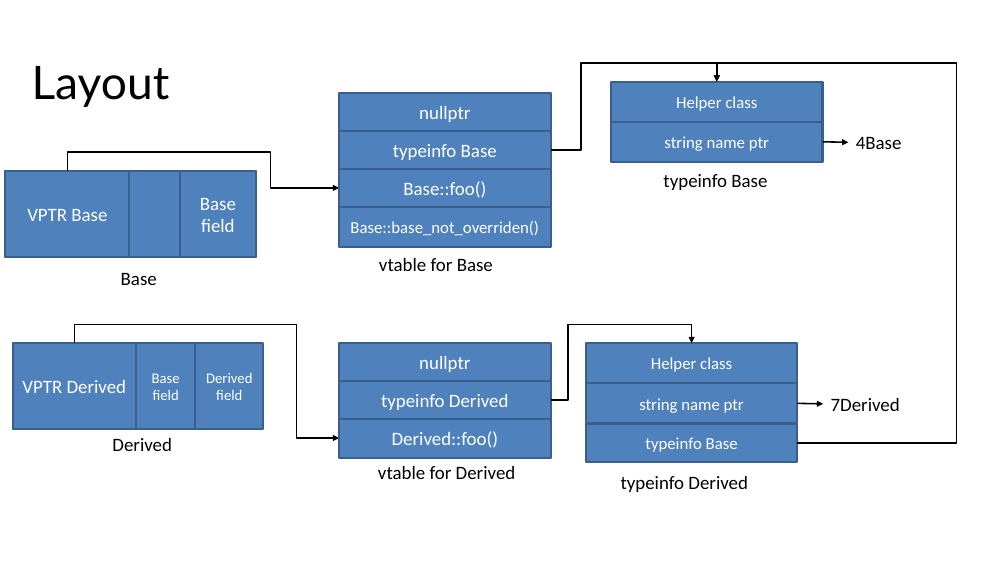
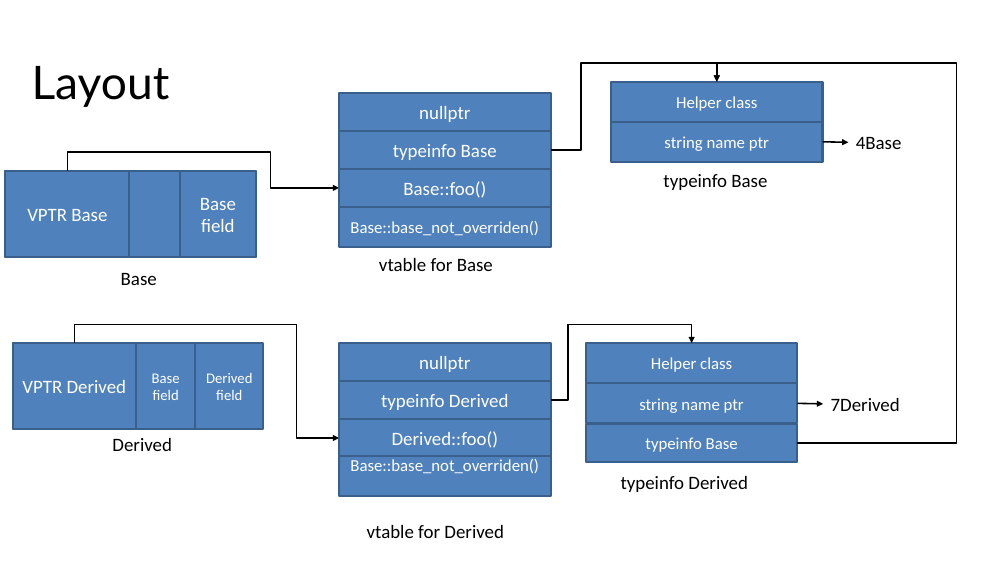
Before and after one commit to kostya2709/C_Plus_Plus_seminars, a slide deck: slide 9 of fall/sem_13_virt/presentations/Семинар_13.pptx. Drawn at 1008x567 pixels with LibreOffice and Linux fonts; fonts in the diff are those of the drawing. Boxes give left, top, right and bottom in pixels: in the first picture for what was removed or moved away, otherwise in the second. Text is boxed around its words. In the diff, an @@ line names an element or a change of style, - is before the commit and + after.

```diff
--- a/fall/sem_13_virt/presentations/Семинар_13.pptx
+++ b/fall/sem_13_virt/presentations/Семинар_13.pptx
@@ rectangle added at bbox=[340, 456, 551, 496], fill #4F81BD, outline #3A5F8C 2 pt, 16 pt, text #FFFFFF @@
+Base::base_not_overriden()
@@ text "vtable for Derived": place and size @@
-text "vtable for Derived" at bbox=[378, 466, 516, 479]
+text "vtable for Derived" at bbox=[367, 525, 504, 538]
```
Also in this commit, not shown: 15 other files.
